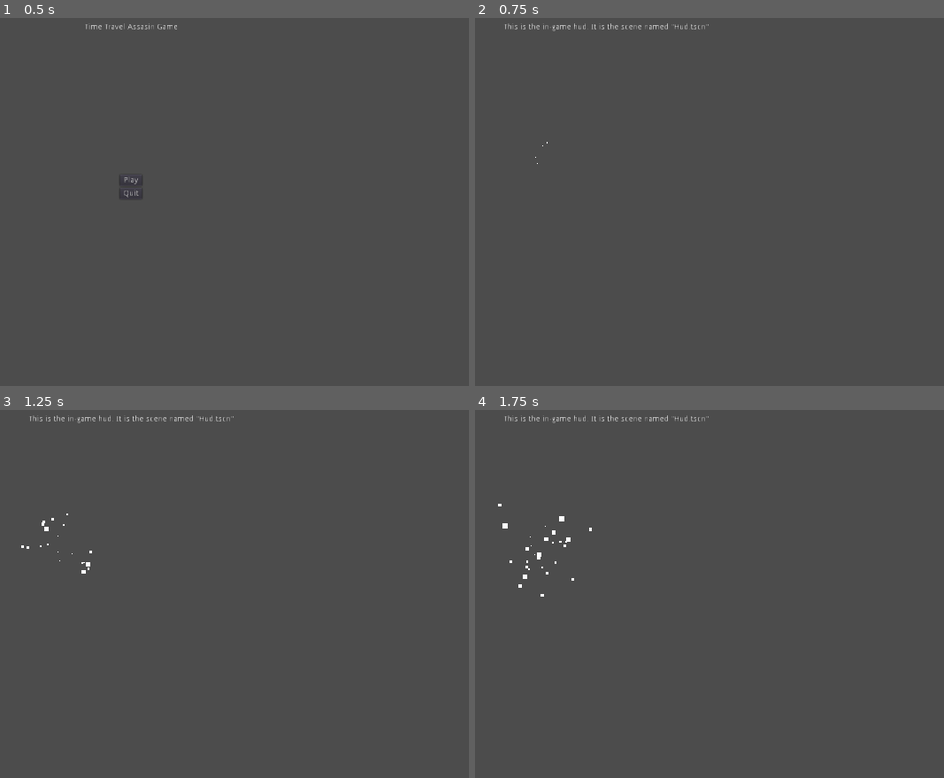
Above: before the commit, frames 1-4 (two rows, left to right).
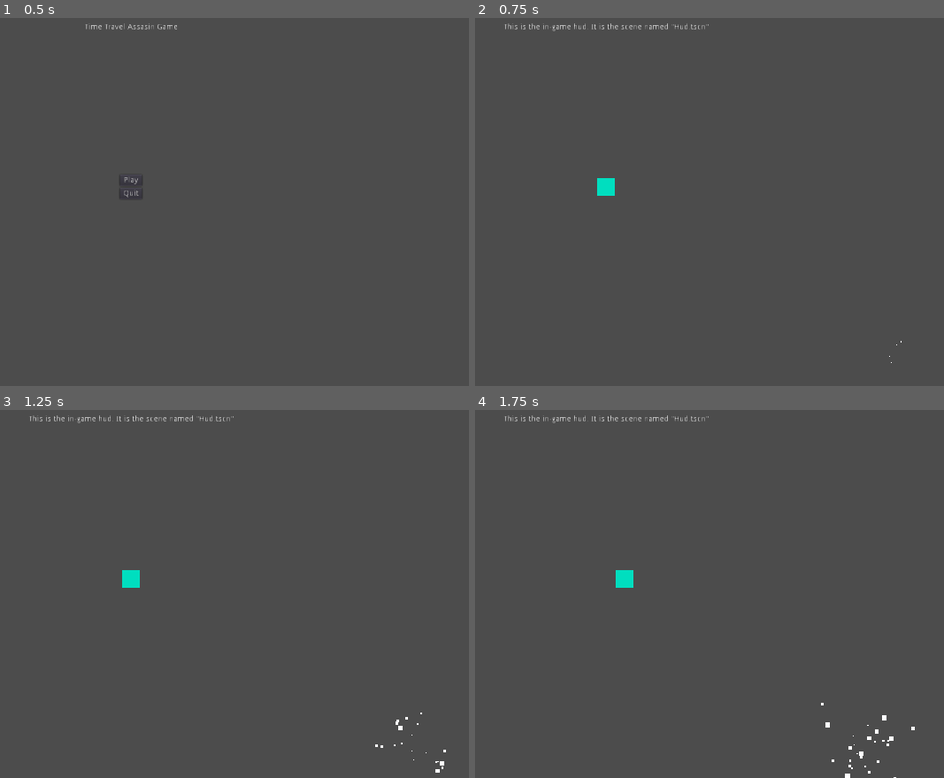
Above: after the commit, the same moments.

Repository: pedrozaalex/brackeys-jam-2020.2
Game: Godot game, scene res://Game.tscn
Two runs of this game, one before a commit and one after it. Both use one fixed random seed, a clock stepped at 60 frames per second and the inputs below.
Inputs (mouse positions are in pixels of both pictures, inside the frame that each line leads up to):
- Up to frame 1 (0.5 s): no input
- Up to frame 2 (0.75 s): click "Play" at 0.5 s
- Up to frame 3 (1.25 s): no input
- Up to frame 4 (1.75 s): move the mouse to (761, 560) at 1.27 s; hold D (move_right, bound only after the commit) from 1.28 s (still down)

Frame 1 is identical in both runs. In frame 2, 0.2% of the frame differs, in the area x 12-91%, y 33-94%; in frame 3, 0.3%; in frame 4, 0.5%, in the area x 4-94%, y 25-100%.

Commit message:
Add player movement and camera control.

Diff:
--- a/Godot/Game.gd
+++ b/Godot/Game.gd
@@ -1,4 +1,6 @@
 extends Node
+
+onready var ui_layer = $UILayer
 
 var world
 var ui
@@ -26,5 +28,5 @@
 	world = load("res://TestLevel.tscn").instance()
 	add_child(world)
 	ui = load("res://HUD.tscn").instance()
-	add_child(ui)
+	ui_layer.add_child(ui)
 	world.main_menu_func = funcref(self, "load_main_menu")
--- a/Godot/Game.tscn
+++ b/Godot/Game.tscn
@@ -4,3 +4,5 @@
 
 [node name="Game" type="Node"]
 script = ExtResource( 1 )
+
+[node name="UILayer" type="CanvasLayer" parent="."]
--- /dev/null
+++ b/Godot/Player.gd
@@ -0,0 +1,39 @@
+extends Node2D
+
+export (float) var SPEED = 200
+export (float) var MAX_CAM_DISTANCE = 150
+export (float) var SCREEN_DRAG_BORDER_MIN = 256
+export (float) var SCREEN_DRAG_BORDER_MAX = 128
+
+onready var camera = $Camera2D
+onready var viewport = get_viewport()
+
+var move_vector = Vector2.ZERO
+
+func _unhandled_input(event):
+	if event.is_action("move_right") or event.is_action("move_left"):
+		move_vector.x = int(Input.is_action_pressed("move_right")) - int(Input.is_action_pressed("move_left"))
+	elif event.is_action("move_down") or event.is_action("move_up"):
+		move_vector.y = int(Input.is_action_pressed("move_down")) - int(Input.is_action_pressed("move_up"))
+
+func _physics_process(delta):
+	position += move_vector * SPEED * delta
+	adjust_camera()
+
+func adjust_camera():
+	var mouse_pos = viewport.get_mouse_position()
+	# WARNING THIS WONT WORK AT OTHER RESOLUTIONS!
+	if mouse_pos.x >= 1280 - SCREEN_DRAG_BORDER_MIN:
+		camera.position.x = lerp(0, MAX_CAM_DISTANCE, min((mouse_pos.x - (1280 - SCREEN_DRAG_BORDER_MIN)) / SCREEN_DRAG_BORDER_MAX, 1))
+	elif mouse_pos.x < SCREEN_DRAG_BORDER_MIN:
+		camera.position.x = lerp(0, -MAX_CAM_DISTANCE, min(1, (1.0 - ((mouse_pos.x - SCREEN_DRAG_BORDER_MAX) / (SCREEN_DRAG_BORDER_MIN - SCREEN_DRAG_BORDER_MAX)))))
+	else:
+		camera.position.x = 0
+
+	# OH MY GOLLY GEE THAT IS SOME GOREY CODE CRIMENY
+	if mouse_pos.y >= 720 - SCREEN_DRAG_BORDER_MIN:
+		camera.position.y = lerp(0, MAX_CAM_DISTANCE, min((mouse_pos.y - (720 - SCREEN_DRAG_BORDER_MIN)) / SCREEN_DRAG_BORDER_MAX, 1))
+	elif mouse_pos.y < SCREEN_DRAG_BORDER_MIN:
+		camera.position.y = lerp(0, -MAX_CAM_DISTANCE, min(1, (1.0 - ((mouse_pos.y - SCREEN_DRAG_BORDER_MAX) / (SCREEN_DRAG_BORDER_MIN - SCREEN_DRAG_BORDER_MAX)))))
+	else:
+		camera.position.y = 0
--- /dev/null
+++ b/Godot/Player.tscn
@@ -0,0 +1,18 @@
+[gd_scene load_steps=2 format=2]
+
+[ext_resource path="res://Player.gd" type="Script" id=1]
+
+[node name="Player" type="Node2D"]
+script = ExtResource( 1 )
+
+[node name="Polygon2D" type="Polygon2D" parent="."]
+color = Color( 0, 0.87451, 0.752941, 1 )
+polygon = PoolVector2Array( -16, -16, 16, -16, 16, 16, -16, 16 )
+
+[node name="Camera2D" type="Camera2D" parent="."]
+current = true
+smoothing_enabled = true
+drag_margin_left = 0.01
+drag_margin_top = 0.01
+drag_margin_right = 0.01
+drag_margin_bottom = 0.01
--- a/Godot/TestLevel.tscn
+++ b/Godot/TestLevel.tscn
@@ -1,6 +1,8 @@
-[gd_scene load_steps=5 format=2]
+[gd_scene load_steps=6 format=2]
 
-[sub_resource type="GDScript" id=4]
+[ext_resource path="res://Player.tscn" type="PackedScene" id=1]
+
+[sub_resource type="GDScript" id=1]
 script/source = "extends Node2D
 
 var main_menu_func : FuncRef
@@ -26,12 +28,14 @@
 orbit_velocity_random = 0.5
 scale = 10.0
 scale_random = 0.5
-scale_curve = SubResource( 2 )
+scale_curve = SubResource( 3 )
 
 [node name="TestLevel" type="Node2D"]
-script = SubResource( 4 )
+script = SubResource( 1 )
 
 [node name="Particles2D" type="Particles2D" parent="."]
 position = Vector2( 520, 300 )
 amount = 32
-process_material = SubResource( 3 )
+process_material = SubResource( 4 )
+
+[node name="Player" parent="." instance=ExtResource( 1 )]
--- a/Godot/project.godot
+++ b/Godot/project.godot
@@ -32,3 +32,23 @@
 "events": [ Object(InputEventKey,"resource_local_to_scene":false,"resource_name":"","device":0,"alt":false,"shift":false,"control":false,"meta":false,"command":false,"pressed":false,"scancode":16777217,"unicode":0,"echo":false,"script":null)
  ]
 }
+move_up={
+"deadzone": 0.5,
+"events": [ Object(InputEventKey,"resource_local_to_scene":false,"resource_name":"","device":0,"alt":false,"shift":false,"control":false,"meta":false,"command":false,"pressed":false,"scancode":87,"unicode":0,"echo":false,"script":null)
+ ]
+}
+move_down={
+"deadzone": 0.5,
+"events": [ Object(InputEventKey,"resource_local_to_scene":false,"resource_name":"","device":0,"alt":false,"shift":false,"control":false,"meta":false,"command":false,"pressed":false,"scancode":83,"unicode":0,"echo":false,"script":null)
+ ]
+}
+move_left={
+"deadzone": 0.5,
+"events": [ Object(InputEventKey,"resource_local_to_scene":false,"resource_name":"","device":0,"alt":false,"shift":false,"control":false,"meta":false,"command":false,"pressed":false,"scancode":65,"unicode":0,"echo":false,"script":null)
+ ]
+}
+move_right={
+"deadzone": 0.5,
+"events": [ Object(InputEventKey,"resource_local_to_scene":false,"resource_name":"","device":0,"alt":false,"shift":false,"control":false,"meta":false,"command":false,"pressed":false,"scancode":68,"unicode":0,"echo":false,"script":null)
+ ]
+}
Not shown: 1 places in Godot/TestLevel.tscn that only renumber resources
